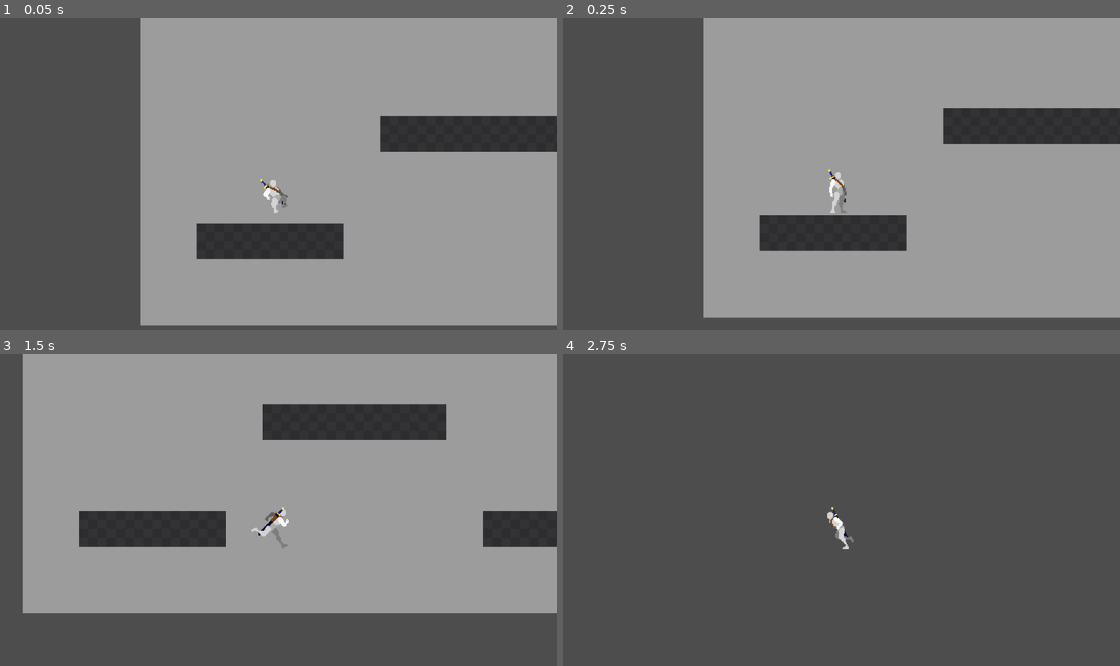
Above: before the commit, frames 1-4 (two rows, left to right).
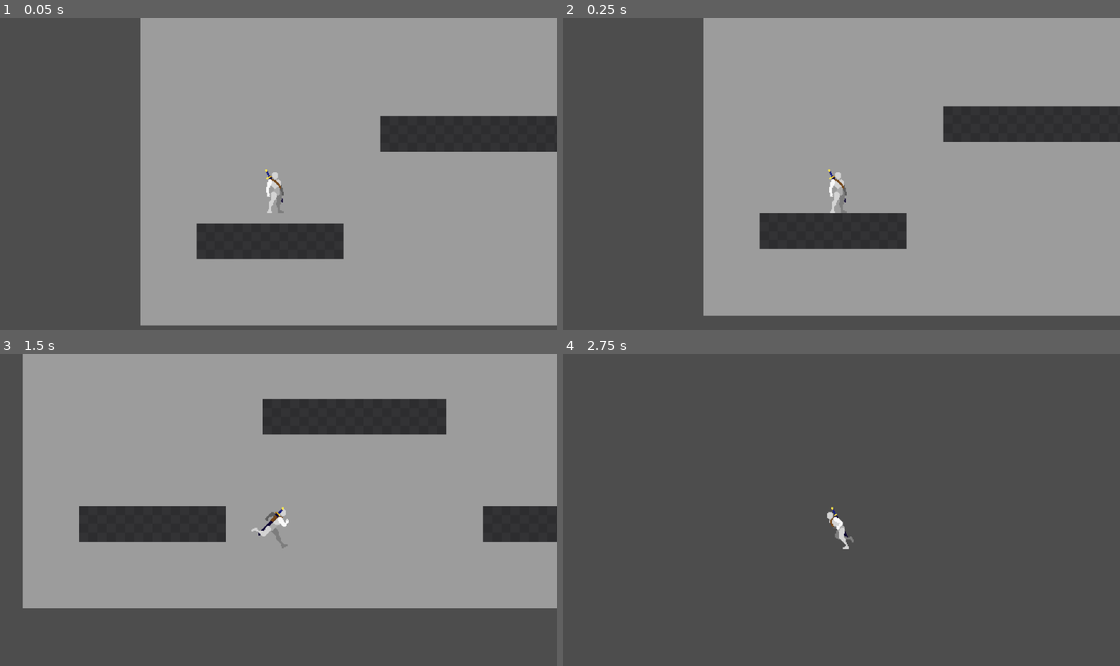
Above: after the commit, the same moments.

Repository: Lidrial/projet_69
Game: Godot game, scene res://demo_level.tscn
Same seed, same stepped clock (60 frames per second), same inputs: the game is played once before the commit and once after it. This scene is started directly instead of the project's main scene.
Inputs:
- Up to frame 1 (0.05 s): no input
- Up to frame 2 (0.25 s): no input
- Up to frame 3 (1.5 s): tap Enter (ui_accept) at 0.5, 0.77 s; hold Shift (input_shift) 0.53-1.28 s; hold D (input_move_right) from 0.53 s (still down); tap Space (input_space) at 1.35 s
- Up to frame 4 (2.75 s): tap Enter (ui_accept) at 1.52 s; release D (input_move_right) at 2.03 s; hold A (input_move_left) from 2.03 s (still down); hold Shift (input_shift) from 2.03 s (still down)

The runs differ from the first frame. In frame 1, 0.3% of the frame differs, in the area x 46-52%, y 48-63%; in frame 2, 1.3%; in frame 3, 4.0%, in the area x 4-100%, y 14-84%; in frame 4, nothing differs.

Commit message:
ajustement vitesse run et jump

Diff:
--- a/prototype_character.tscn
+++ b/prototype_character.tscn
@@ -441,8 +441,8 @@
 "speed": 5.0
 }]
 
-[sub_resource type="CircleShape2D" id="CircleShape2D_pq41u"]
-radius = 25.02
+[sub_resource type="RectangleShape2D" id="RectangleShape2D_8l5ps"]
+size = Vector2(18, 42)
 
 [sub_resource type="RectangleShape2D" id="RectangleShape2D_a0865"]
 size = Vector2(407, 20)
@@ -454,12 +454,11 @@
 
 [node name="AnimatedSprite2D" type="AnimatedSprite2D" parent="."]
 sprite_frames = SubResource("SpriteFrames_bmod2")
-animation = &"7-Slide"
-frame_progress = 0.773892
+animation = &"1-Idle"
 
 [node name="CollisionShape2D" type="CollisionShape2D" parent="."]
-position = Vector2(-6, 15)
-shape = SubResource("CircleShape2D_pq41u")
+position = Vector2(0, 17)
+shape = SubResource("RectangleShape2D_8l5ps")
 
 [node name="StaticBody2D" type="StaticBody2D" parent="."]
 process_mode = 4
